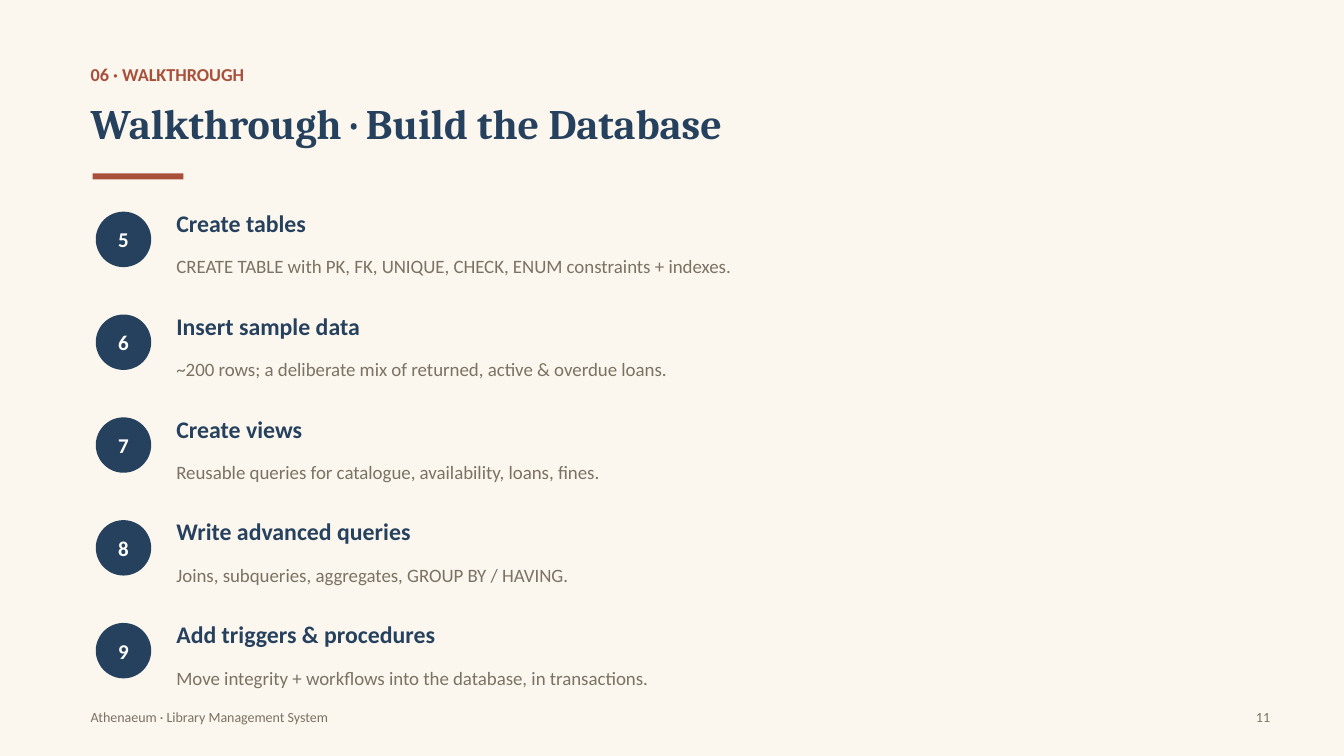
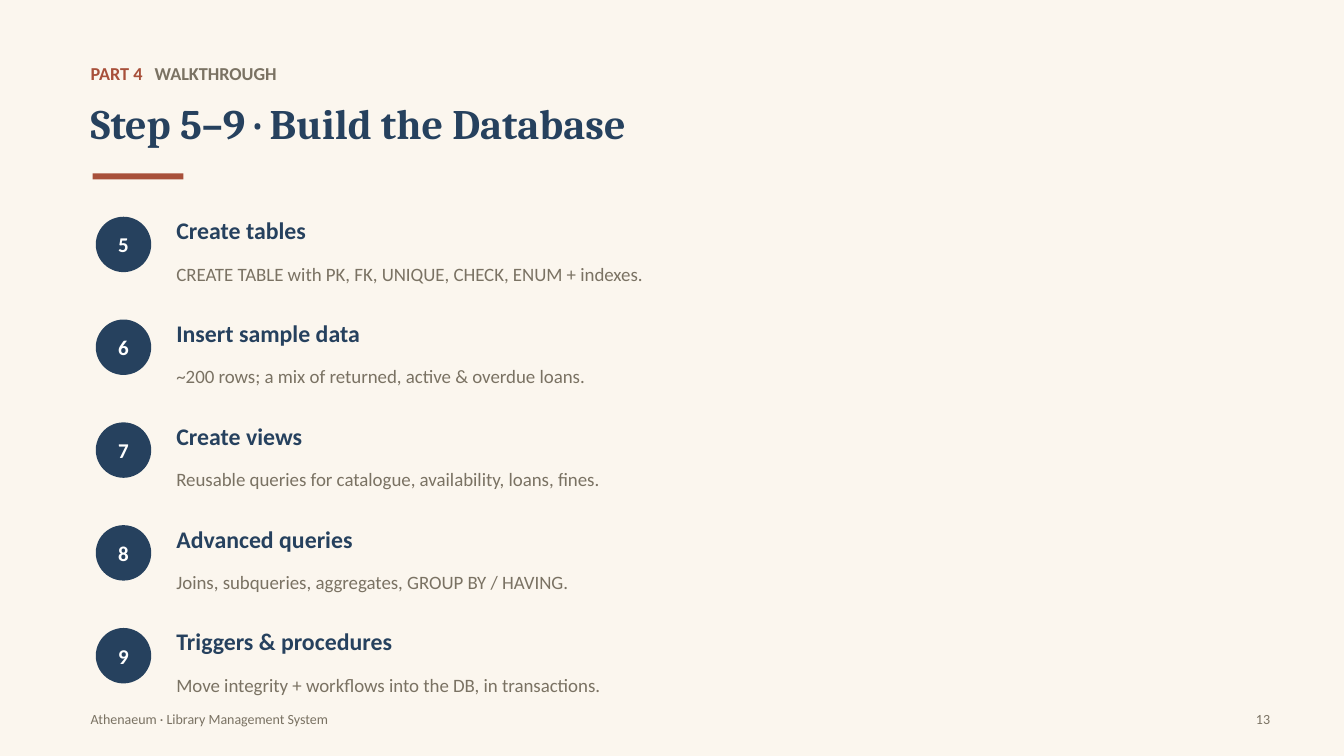
Before and after one commit to Roky777/DBMS_CAPSTONE, a slide deck: slide 13 of docs/Athenaeum_Presentation.pptx (slide 11 before the commit). Drawn at 1344x756 pixels with LibreOffice and Linux fonts; fonts in the diff are those of the drawing. Boxes give left, top, right and bottom in pixels: in the first picture for what was removed or moved away, otherwise in the second. Text is boxed around its words. In the diff, an @@ line names an element or a change of style, - is before the commit and + after.

Commit message:
Rebuild presentation: 4-part flow with live app screenshots

```diff
--- a/docs/Athenaeum_Presentation.pptx
+++ b/docs/Athenaeum_Presentation.pptx
@@ text at [91, 68, 277, 80]: text changed; text colour #A8503A to #7A7263 @@
-06 · WALKTHROUGH
+PART 4 WALKTHROUGH
@@ text at [91, 110, 625, 148]: text changed @@
-Walkthrough · Build the Database
+Step 5–9 · Build the Database
@@ text at [176, 268, 642, 284]: text changed @@
-CREATE TABLE with PK, FK, UNIQUE, CHECK, ENUM constraints + indexes.
+CREATE TABLE with PK, FK, UNIQUE, CHECK, ENUM + indexes.
@@ text at [176, 370, 585, 385]: text changed @@
-~200 rows; a deliberate mix of returned, active & overdue loans.
+~200 rows; a mix of returned, active & overdue loans.
@@ text at [176, 531, 352, 552]: text changed @@
-Write advanced queries
+Advanced queries
@@ 5 ellipses, 5 texts: place and size @@
-5 ellipses, 5 texts at [96, 212, 599, 679]
+5 ellipses, 5 texts at [96, 217, 599, 684]
@@ text at [176, 633, 392, 654]: text changed @@
-Add triggers & procedures
+Triggers & procedures
@@ text at [176, 679, 600, 695]: text changed @@
-Move integrity + workflows into the database, in transactions.
+Move integrity + workflows into the DB, in transactions.
@@ text at [1256, 715, 1270, 724]: text changed @@
-11
+13
```
Also in this commit, not shown: 11 other slides changed, 4 slides added, 3 slides removed, 1 other file.
